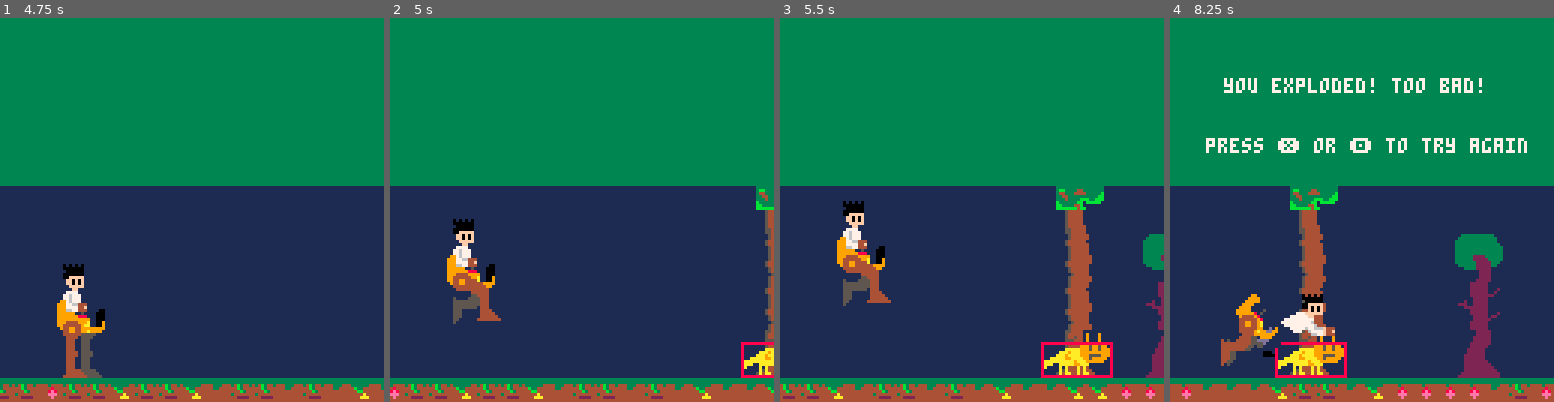
Above: before the commit, frames 1-4 (left to right).
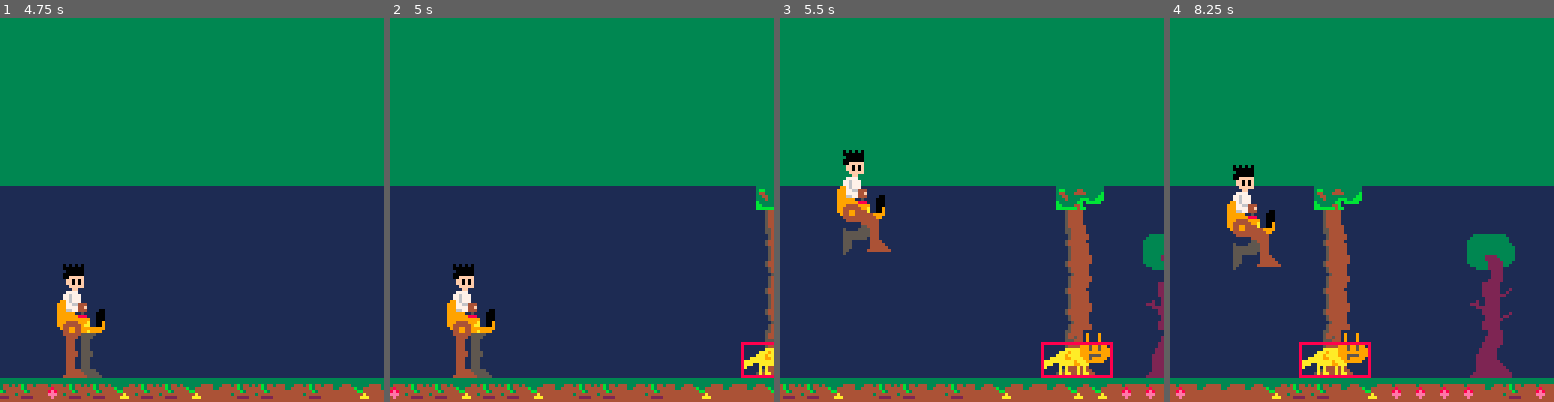
Above: after the commit, the same moments.

Repository: HingeAntoine/MekkaRunner
Game: PICO-8 cartridge mekkarunner.p8
Two runs of this game, one before a commit and one after it. Both use one fixed random seed, a clock stepped at 60 frames per second and the inputs below.
Inputs:
- Up to frame 1 (4.75 s): tap X (X key) at 0.33, 1.07, 1.85, 2.97, 4.08 s; tap O (Z key) at 0.7, 1.7, 2.1, 2.5, 2.9, 3.3, 3.7, 4.1, 4.5 s; hold Up 2.15-2.42 s; hold Up from 4.73 s (still down)
- Up to frame 2 (5 s): keep holding Up; tap O (Z key) at 4.9 s
- Up to frame 3 (5.5 s): release Up at 5.03 s; tap X (X key) at 5.2 s; tap O (Z key) at 5.3 s
- Up to frame 4 (8.25 s): tap O (Z key) every 0.4 s from 5.7 to 8.1 s; tap X (X key) at 6.32, 7.43 s; hold Up 7.18-7.45 s

Frame 1 is identical in both runs. In frame 2, 3.2% of the frame differs, in the area x 14-29%, y 52-94%; in frame 3, 3.2%; in frame 4, 16%, in the area x 1-100%, y 15-100%.

Commit message:
Modular jump (varies with push length)

Diff:
--- a/mekkarunner.p8
+++ b/mekkarunner.p8
@@ -22,8 +22,8 @@
 end_screen=false
 is_coll=false
 
---one_frame=1/30
 frame_count=0
+launch_thresh=3
 
 --******** hitbox mgmt ********
 hitbox={}
@@ -291,7 +291,7 @@
  x2layer=120
 end
 
-function create_obstacles()
+function init_obstacles()
  local lionhit=hitbox.create(0,4,23,15)
  local lion=obstacle.create(
   64,{3,2},{lionhit})
@@ -562,13 +561,19 @@
  if is_launching then
   launch_count=max(launch_count,0)+1
 
+  if btn(2) then
+   vymac -= 0.1
+   launch_thresh=min(launch_thresh+1,10)
+  end
+
   if launch_count==1 then
    jump_config()
-  elseif launch_count>4 then
+  elseif launch_count>launch_thresh then
    is_launching=false
    is_jumping=true
    landing_count=0
    launch_count=0
+   launch_thresh=4
   end
 
   return
@@ -663,7 +668,7 @@
 function _init()
  cls()
  init_parts()
- create_obstacles()
+ init_obstacles()
  create_machine()
  init_bckgrnd()
  init_obst()
@@ -725,11 +729,11 @@
   update_jump()
  end
 
- if frame_count%6==0 and not jump then
+ if frame_count%(3*vxmac)==0 and not jump then
   update_machine()
  end
 
- if frame_count%10==0 and not jump then
+ if frame_count%(5*vxmac)==0 and not jump then
   update_legs()
  end
 
